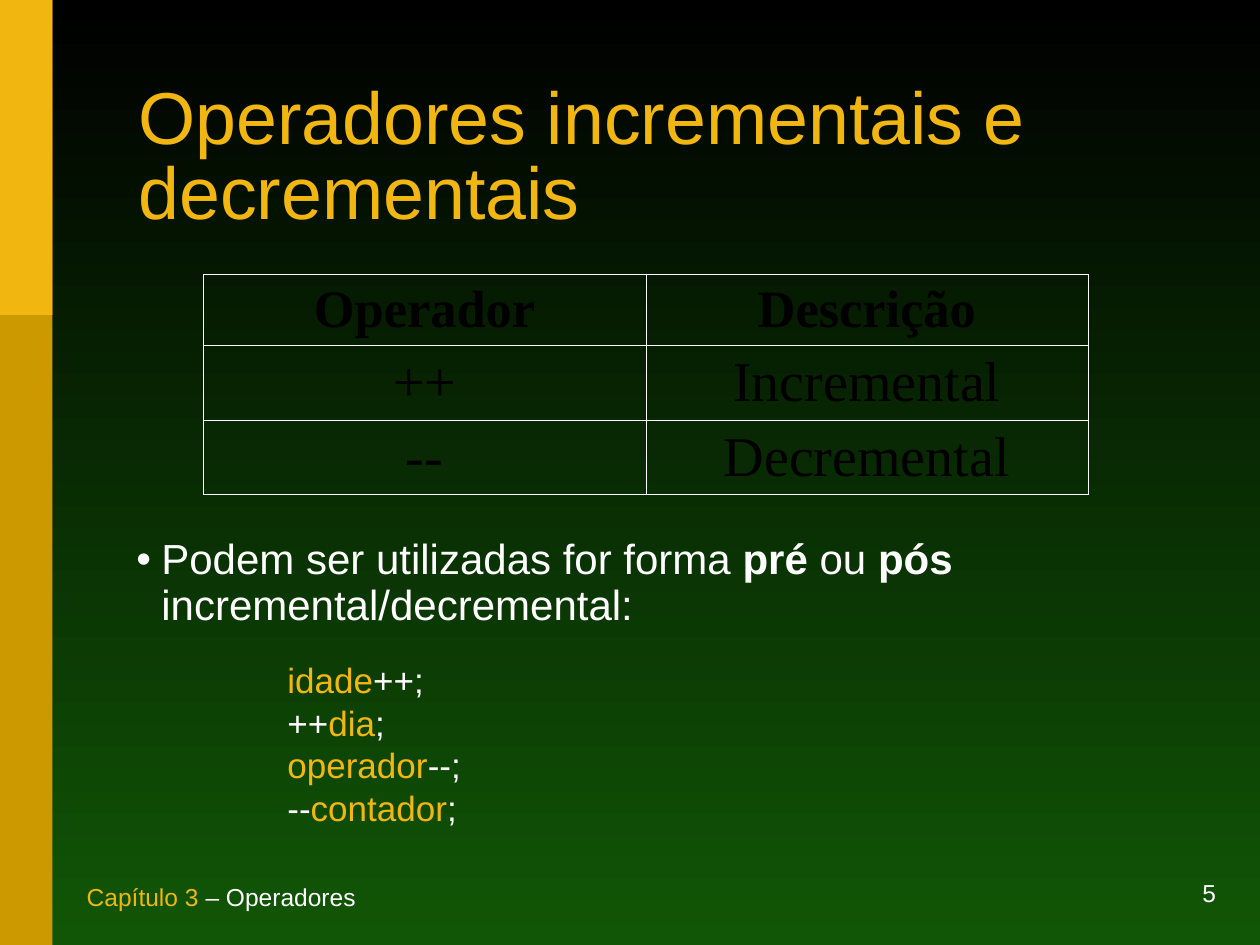
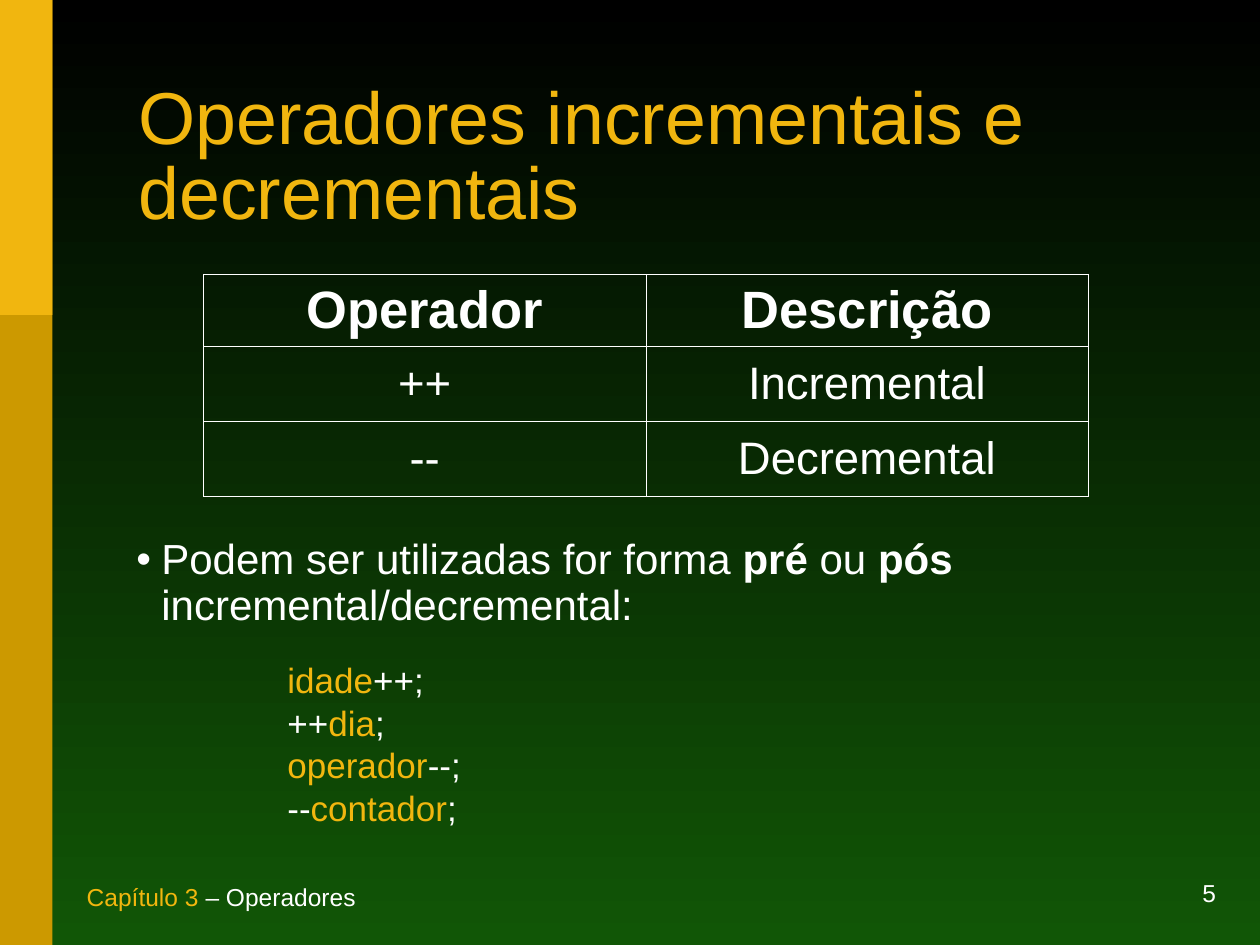
Before and after one commit to duchesqui/slzvieira-training, a slide deck: slide 5 of 1-Java-Programmer-Modulo-I/03.Capitulo03.ppt. Drawn at 1260x945 pixels with LibreOffice and Linux fonts; fonts in the diff are those of the drawing. Boxes give left, top, right and bottom in pixels: in the first picture for what was removed or moved away, otherwise in the second. Text is boxed around its words. In the diff, an @@ line names an element or a change of style, - is before the commit and + after.

```diff
--- a/1-Java-Programmer-Modulo-I/03.Capitulo03.ppt
+++ b/1-Java-Programmer-Modulo-I/03.Capitulo03.ppt
@@ table at [203,275,1087,496] @@
@@ font Times New Roman to Arial, text colour #000000 to #FFFFFF @@
@@ size 32 to 26 pt in "++", "Incremental", "--", "Decremental" @@
```
Also in this commit, not shown: 8 other slides changed, 22 other files.
